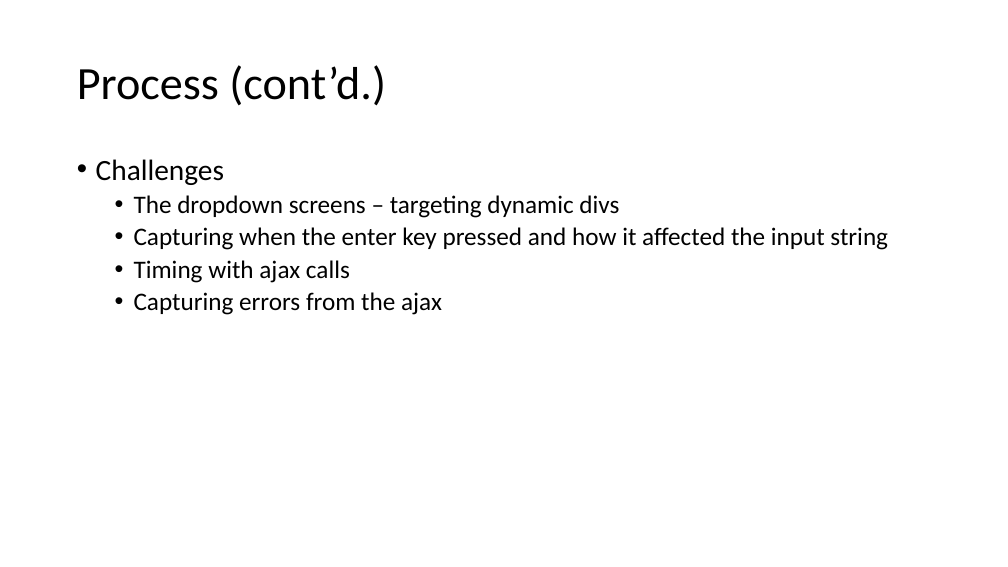
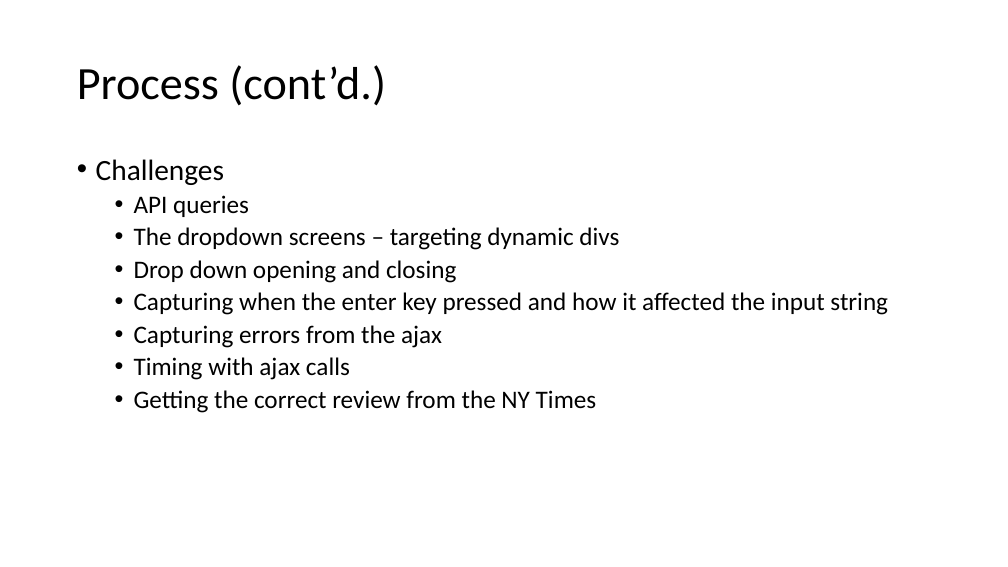
Before and after one commit to MauraSlavin/07-movie-API-search, a slide deck: slide 6 of Presentation.pptx. Drawn at 1008x567 pixels with LibreOffice and Linux fonts; fonts in the diff are those of the drawing; background and template pictures are left out. Boxes give left, top, right and bottom in pixels: in the first picture for what was removed or moved away, otherwise in the second. Text is boxed around its words. In the diff, an @@ line names an element or a change of style, - is before the commit and + after.

```diff
--- a/Presentation.pptx
+++ b/Presentation.pptx
@@ text at (x1=134, y1=195, x2=249, y2=217): paragraph added @@
+  • API queries
@@ text at (x1=134, y1=260, x2=456, y2=283): paragraph added @@
+  • Drop down opening and closing
@@ text at (x1=134, y1=325, x2=442, y2=348): paragraph added @@
+  • Capturing errors from the ajax
@@ text at (x1=134, y1=390, x2=597, y2=413): text changed @@
-  • Capturing errors from the ajax
+  • Getting the correct review from the NY Times
```
Also in this commit, not shown: 2 other slides changed, 2 other files.
